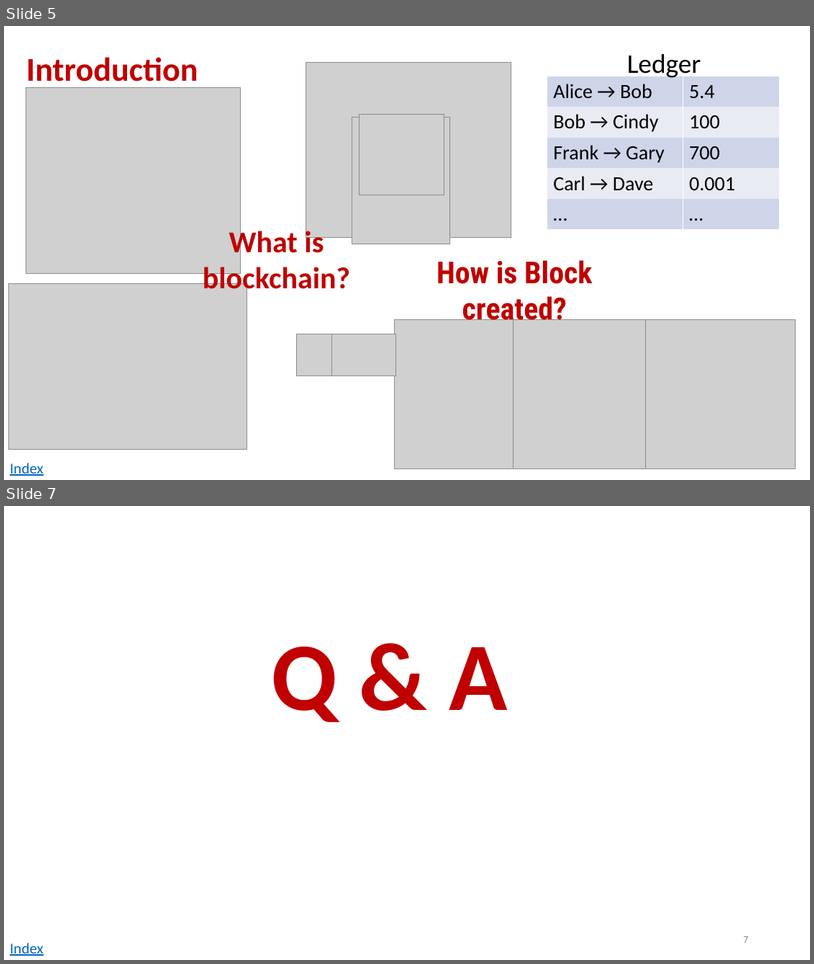
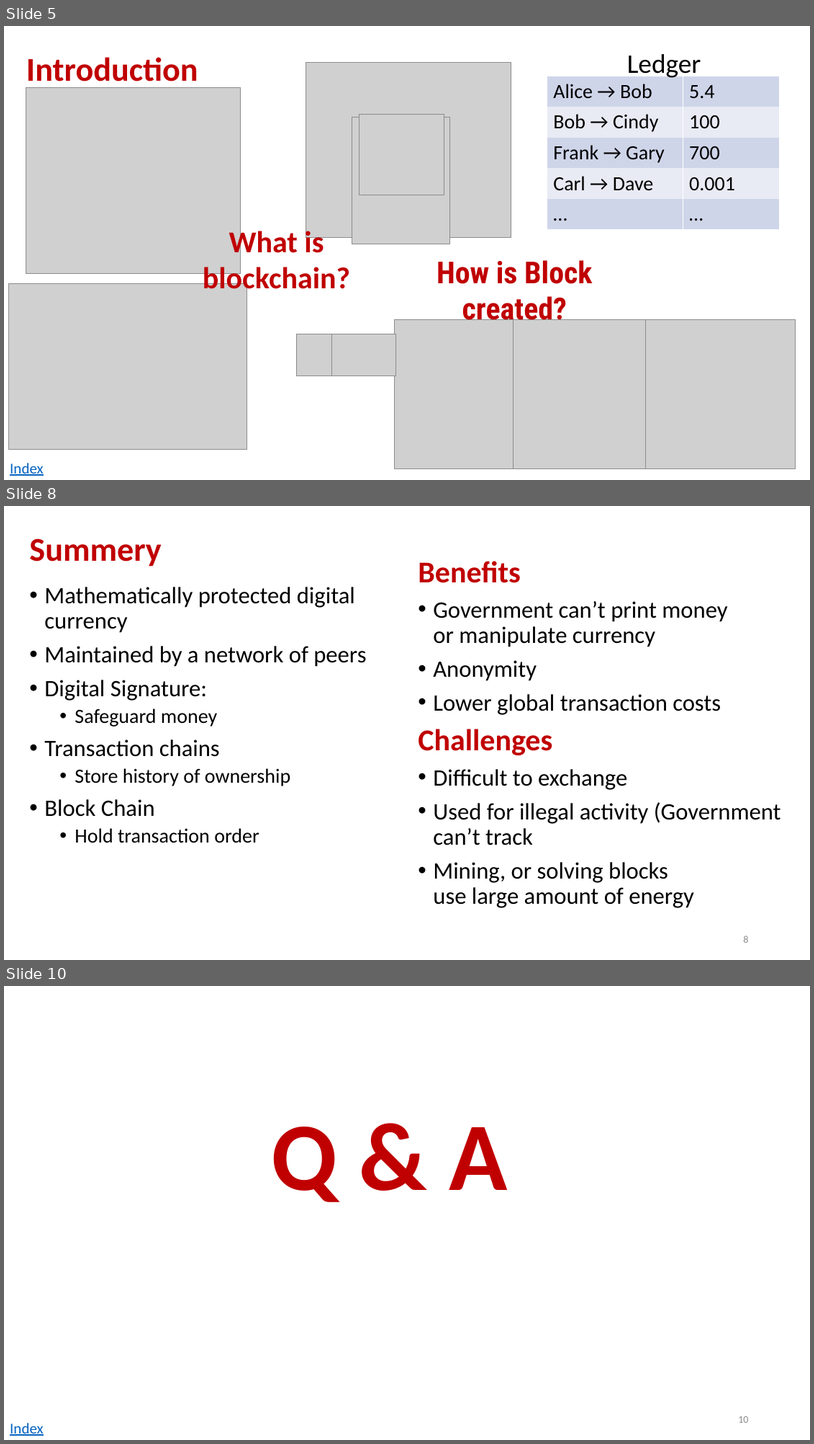
Before and after one commit to andyplusplus/blockchain, a slide deck: how_bitcoin_works/home.pptx. Shown one above the other, each under a label of ours: slides 5 and 7 before the commit, slides 5, 8 and 10 after it; the slides between them are not shown. The pictures are 814x964 and 814x1444 pixels, drawn with LibreOffice and Linux fonts; fonts in the diff are those of the drawing; grey boxes stand for pictures. Boxes give left, top, right and bottom in pixels: in the first picture for what was removed or moved away, otherwise in the second. Text is boxed around its words. In the diff, an @@ line names an element or a change of style, - is before the commit and + after.

```diff
--- a/how_bitcoin_works/home.pptx
+++ b/how_bitcoin_works/home.pptx
@@ slide 8 added at box(4, 506, 810, 960), background #FFFFFF @@
@@ title added at box(29, 538, 161, 566), 39.6 pt, text #C00000, bold @@
+Summery
@@ text added at box(418, 561, 782, 908), 28 pt, text #000000 @@
+Benefits
+• Government can’t print money
+  or manipulate currency
+• Anonymity
+• Lower global transaction costs
+Challenges
+• Difficult to exchange
+• Used for illegal activity (Government can’t track
+• Mining, or solving blocks
+  use large amount of energy
@@ text added at box(44, 587, 366, 843), 28 pt, text #000000 @@
+• Mathematically protected digital currency
+• Maintained by a network of peers
+• Digital Signature:
+  • Safeguard money
+• Transaction chains
+  • Store history of ownership
+• Block Chain
+  • Hold transaction order
@@ page number added at box(743, 935, 748, 942), 12 pt, text #8C8C8C @@
+8
@@ what was slide 7 is now slide 10 @@
@@ page number at box(738, 1416, 748, 1422): text changed @@
-7
+10
```
Also in this commit, not shown: 1 slide changed, 2 other slides added, 6 other files.
